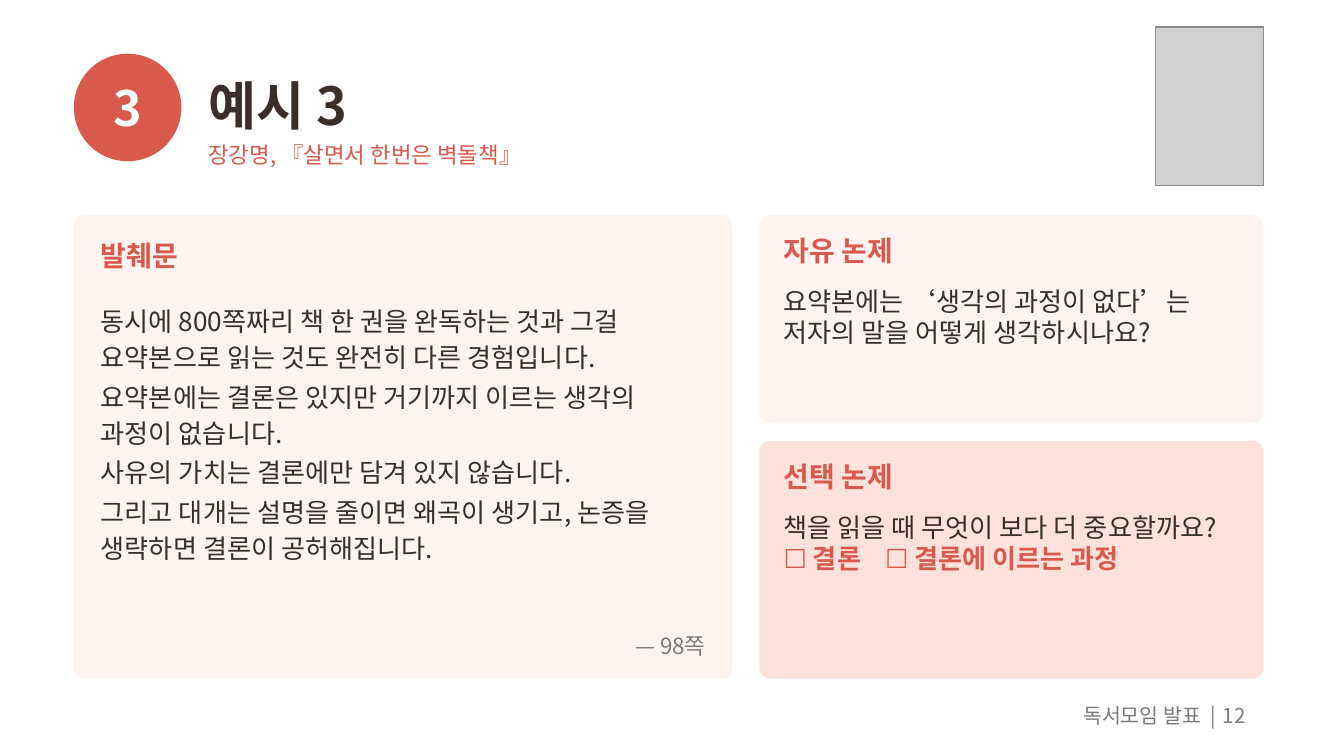
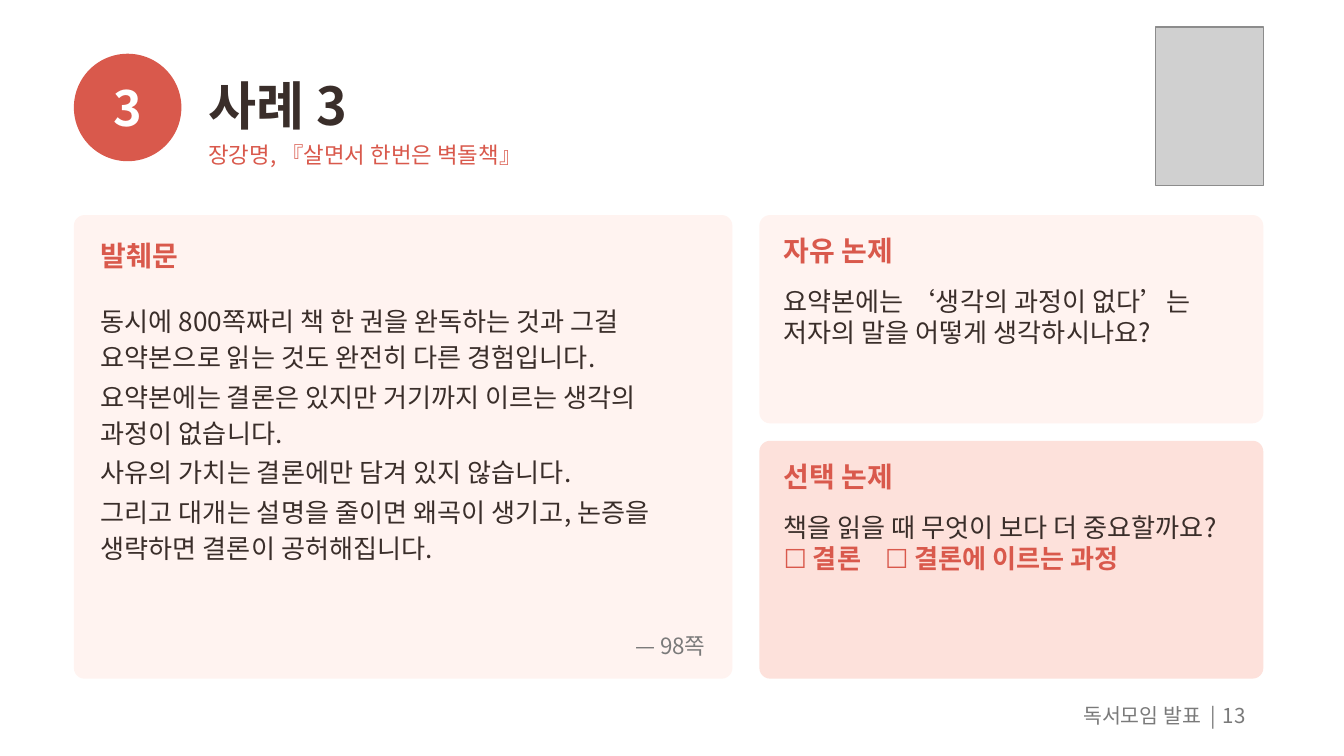
Before and after one commit to outis-books/bookclub, a slide deck: slide 13 of question-reading/question-reading.pptx (slide 12 before the commit). Drawn at 1344x756 pixels with LibreOffice and Linux fonts; fonts in the diff are those of the drawing; grey boxes stand for pictures. Boxes give left, top, right and bottom in pixels: in the first picture for what was removed or moved away, otherwise in the second. Text is boxed around its words. In the diff, an @@ line names an element or a change of style, - is before the commit and + after.

```diff
--- a/question-reading/question-reading.pptx
+++ b/question-reading/question-reading.pptx
@@ title at [208, 81, 347, 130]: text changed @@
-예시 3
+사례 3
@@ page number at [1223, 708, 1246, 723]: text changed @@
-12
+13
```
Also in this commit, not shown: 6 other slides changed, 1 slide added, 10 other files.
